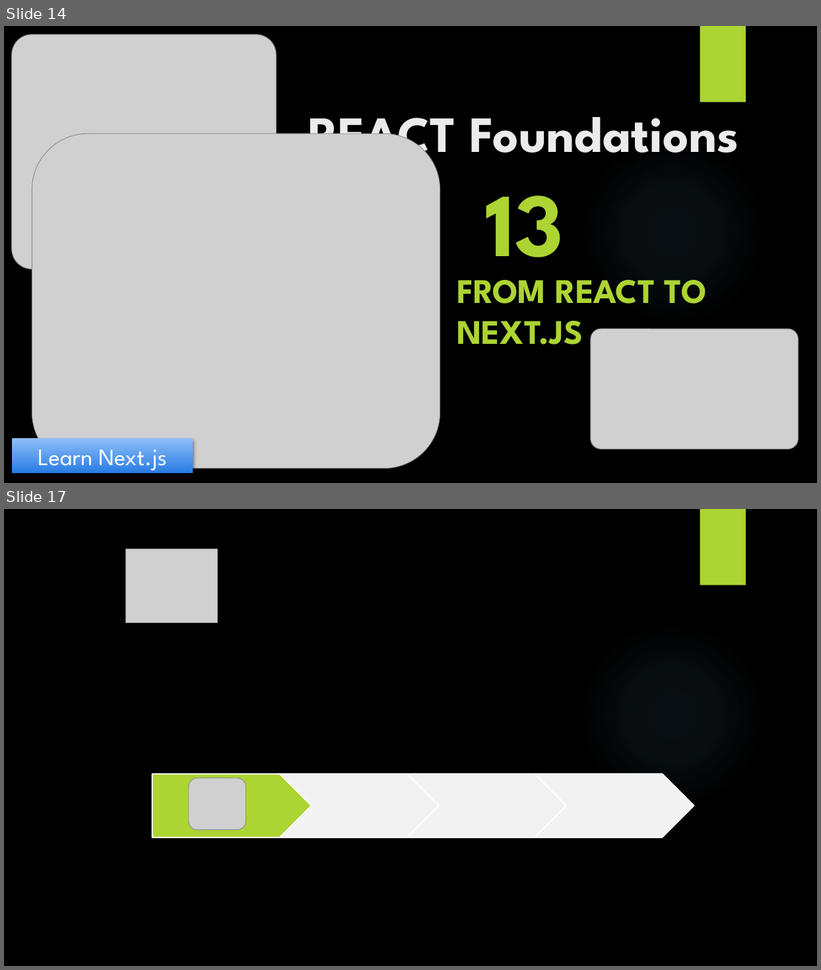
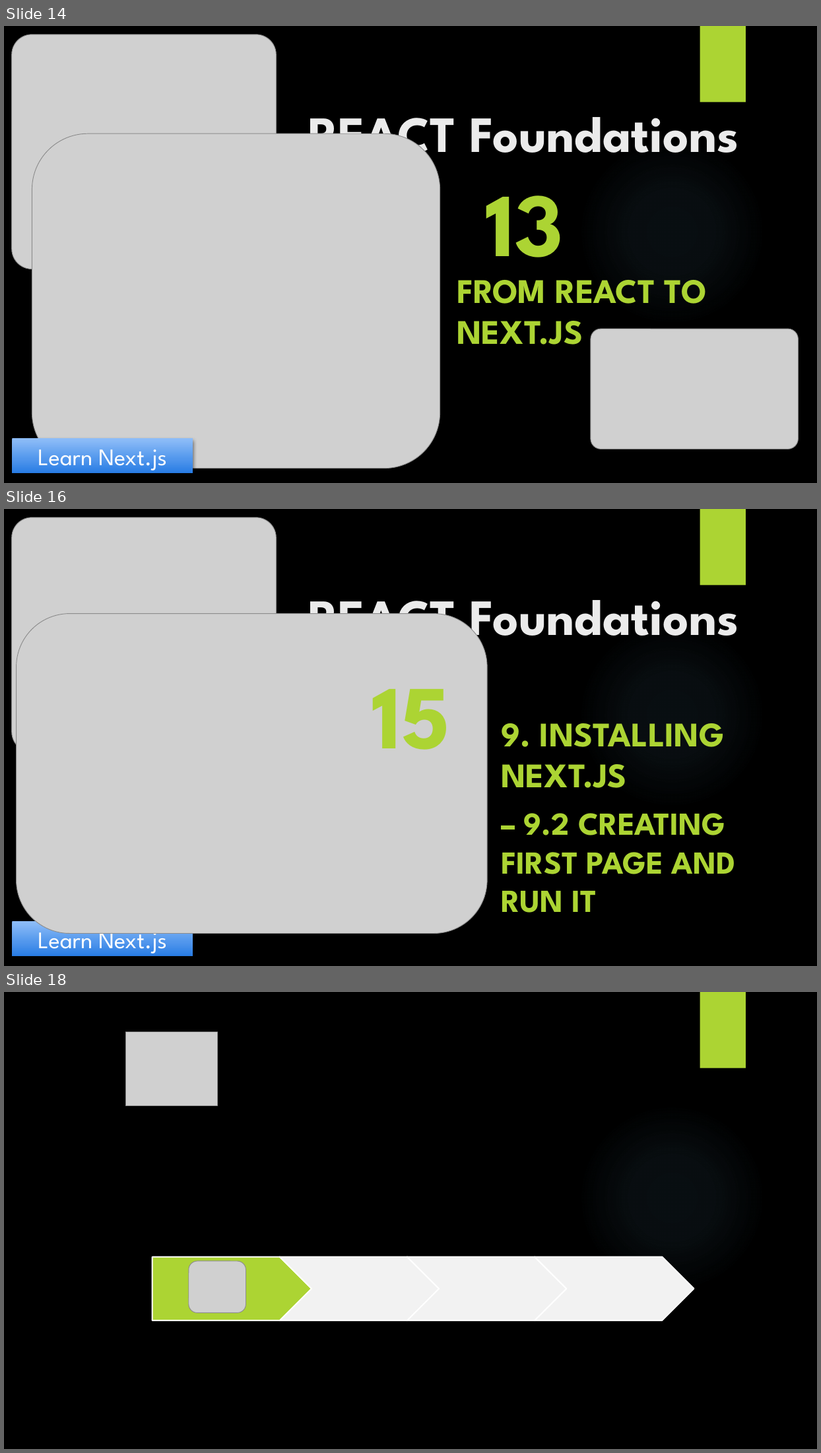
Before and after one commit to yasenstar/learn_javascript, a slide deck: learn_nextjs/1_React-Foundation/React_Foundations.pptx. Shown one above the other, each under a label of ours: slides 14 and 17 before the commit, slides 14, 16 and 18 after it; the slides between them are not shown. The pictures are 821x970 and 821x1453 pixels, drawn with LibreOffice and Linux fonts; fonts in the diff are those of the drawing; grey boxes stand for pictures; background and template pictures are left out. Boxes give left, top, right and bottom in pixels: in the first picture for what was removed or moved away, otherwise in the second. Text is boxed around its words. In the diff, an @@ line names an element or a change of style, - is before the commit and + after.

```diff
--- a/learn_nextjs/1_React-Foundation/React_Foundations.pptx
+++ b/learn_nextjs/1_React-Foundation/React_Foundations.pptx
@@ slide 16 added at bbox=[4, 509, 817, 966], background picture (left out); not listed: 2 template elements that a slide beside it also shows @@
@@ picture added at bbox=[12, 518, 277, 753] @@
@@ title added at bbox=[308, 584, 739, 651], 60 pt, text #EBEBEB, bold @@
+REACT Foundations
@@ picture added at bbox=[16, 614, 487, 934] @@
@@ text added at bbox=[372, 689, 450, 750], 106.4 pt, text #ACD433, bold @@
+15
@@ subtitle added at bbox=[501, 723, 736, 913], 37.9 pt, text #ACD433, bold @@
+9. INSTALLING NEXT.JS
+– 9.2 CREATING FIRST PAGE AND RUN IT
@@ rectangle added at bbox=[12, 922, 193, 956], fill gradient #8FBDF8 to #287DE4, 28 pt, text #FFFFFF @@
+Learn Next.js
@@ what was slide 17 is now slide 18 @@
```
Also in this commit, not shown: 2 slides changed, 8 other files.
